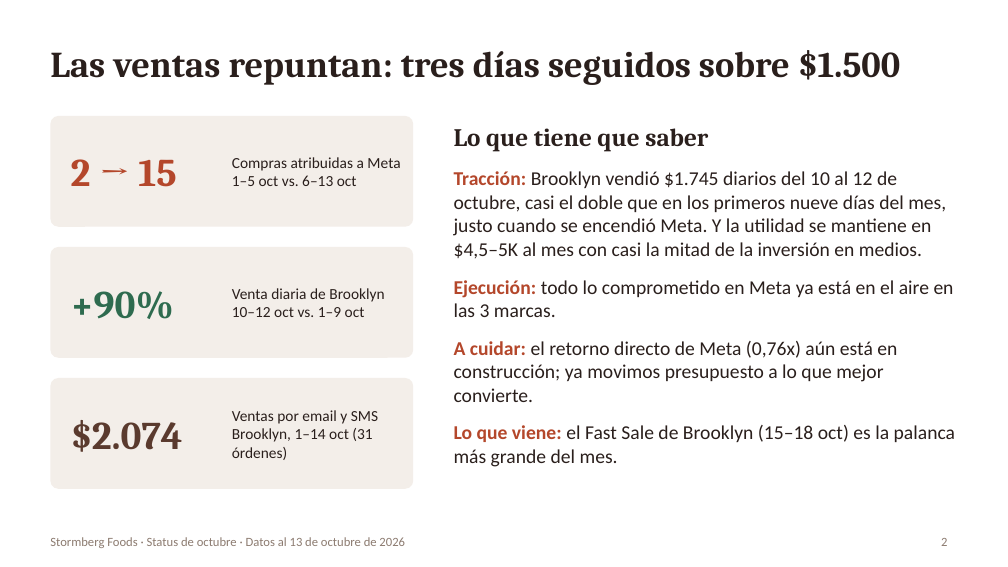
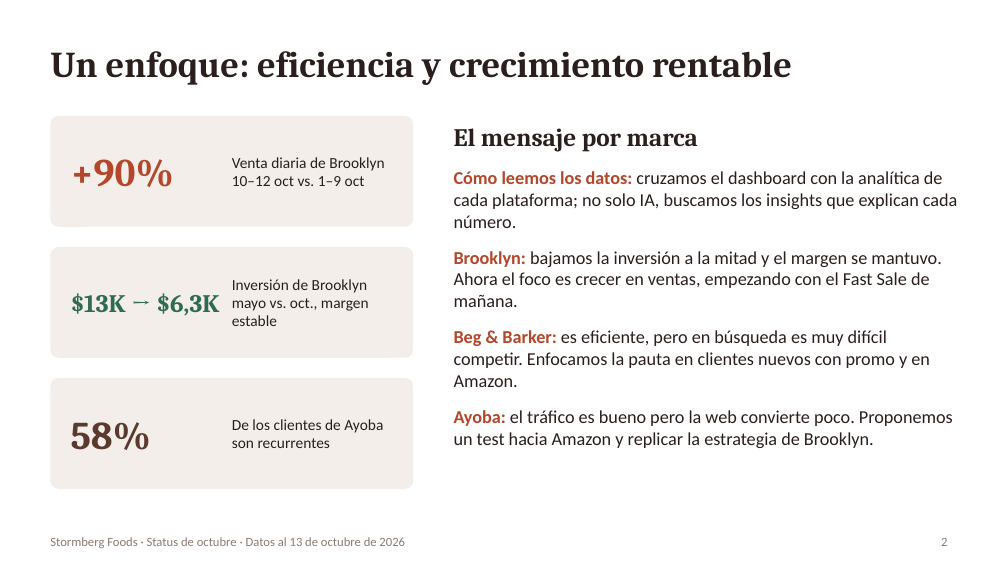
Before and after one commit to YamiCRebold/Stormberg2026, a slide deck: slide 2 of status_ceo/Stormberg_Status_CEO_Oct2026_ES.pptx. Drawn at 1008x567 pixels with LibreOffice and Linux fonts; fonts in the diff are those of the drawing. Boxes give left, top, right and bottom in pixels: in the first picture for what was removed or moved away, otherwise in the second. Text is boxed around its words. In the diff, an @@ line names an element or a change of style, - is before the commit and + after.

```diff
--- a/status_ceo/Stormberg_Status_CEO_Oct2026_ES.pptx
+++ b/status_ceo/Stormberg_Status_CEO_Oct2026_ES.pptx
@@ title at box(50, 51, 792, 85): text changed @@
-Las ventas repuntan: tres días seguidos sobre $1.500
+Un enfoque: eficiencia y crecimiento rentable
@@ text at box(454, 128, 698, 152): text changed @@
-Lo que tiene que saber
+El mensaje por marca
@@ text at box(71, 159, 174, 187): text changed @@
-2 → 15
++90%
@@ text at box(232, 157, 384, 186): text changed @@
-Compras atribuidas a Meta
-1–5 oct vs. 6–13 oct
+Venta diaria de Brooklyn
+10–12 oct vs. 1–9 oct
@@ text at box(454, 171, 957, 448): text changed; size 14 to 13 pt @@
-• Tracción: Brooklyn vendió $1.745 diarios del 10 al 12 de octubre, casi el doble que en los primeros nueve días del mes, justo cuando se encendió Meta. Y la utilidad se mantiene en $4,5–5K al mes con casi la mitad de la inversión en medios.
-• Ejecución: todo lo comprometido en Meta ya está en el aire en las 3 marcas.
-• A cuidar: el retorno directo de Meta (0,76x) aún está en construcción; ya movimos presupuesto a lo que mejor convierte.
-• Lo que viene: el Fast Sale de Brooklyn (15–18 oct) es la palanca más grande del mes.
+• Cómo leemos los datos: cruzamos el dashboard con la analítica de cada plataforma; no solo IA, buscamos los insights que explican cada número.
+• Brooklyn: bajamos la inversión a la mitad y el margen se mantuvo. Ahora el foco es crecer en ventas, empezando con el Fast Sale de mañana.
+• Beg & Barker: es eficiente, pero en búsqueda es muy difícil competir. Enfocamos la pauta en clientes nuevos con promo y en Amazon.
+• Ayoba: el tráfico es bueno pero la web convierte poco. Proponemos un test hacia Amazon y replicar la estrategia de Brooklyn.
@@ text at box(71, 293, 219, 316): text changed; size 28 to 18 pt @@
-+90%
+$13K → $6,3K
@@ text at box(232, 279, 369, 326): text changed @@
-Venta diaria de Brooklyn
-10–12 oct vs. 1–9 oct
+Inversión de Brooklyn
+mayo vs. oct., margen estable
@@ text at box(232, 419, 383, 448): text changed @@
-Ventas por email y SMS
-Brooklyn, 1–14 oct (31 órdenes)
+De los clientes de Ayoba
+son recurrentes
@@ text at box(71, 422, 151, 450): text changed @@
-$2.074
+58%
```
Also in this commit, not shown: 3 other slides changed, 3 slides added, 2 other files.
